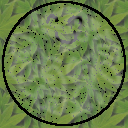
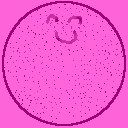
Layered file, before and after one edit (w=128, h=128). Changes by layer:
added layer "pink over" (grain merge, 61%) above "triangle_square" over [0, 0, 128, 128]
hid "bg" over [0, 0, 128, 128]
hid "bg #1" over [0, 0, 128, 128]
